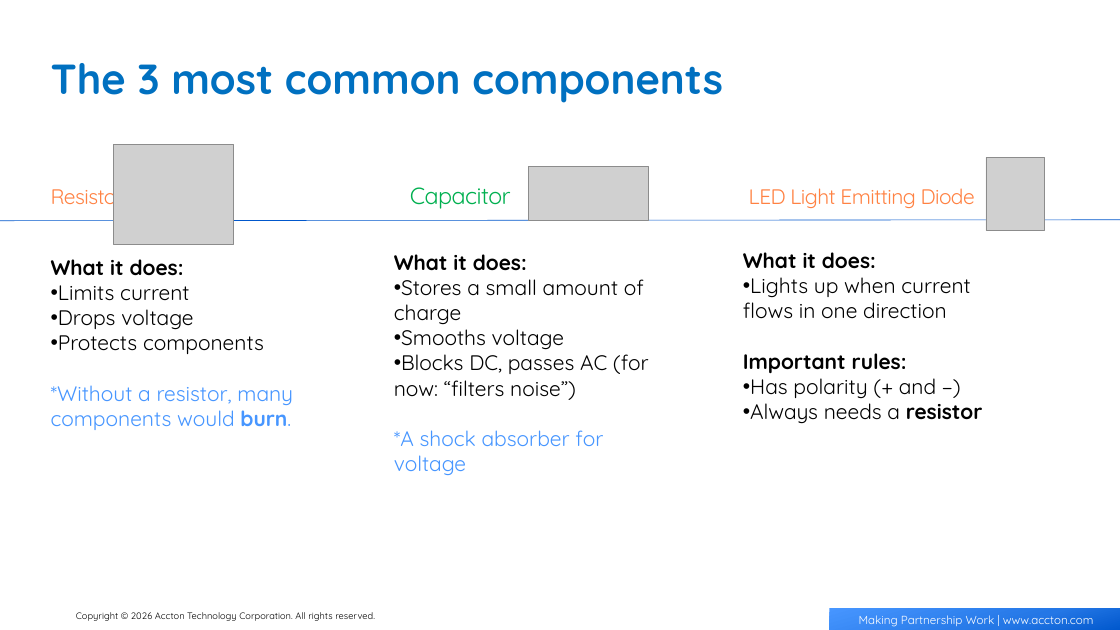
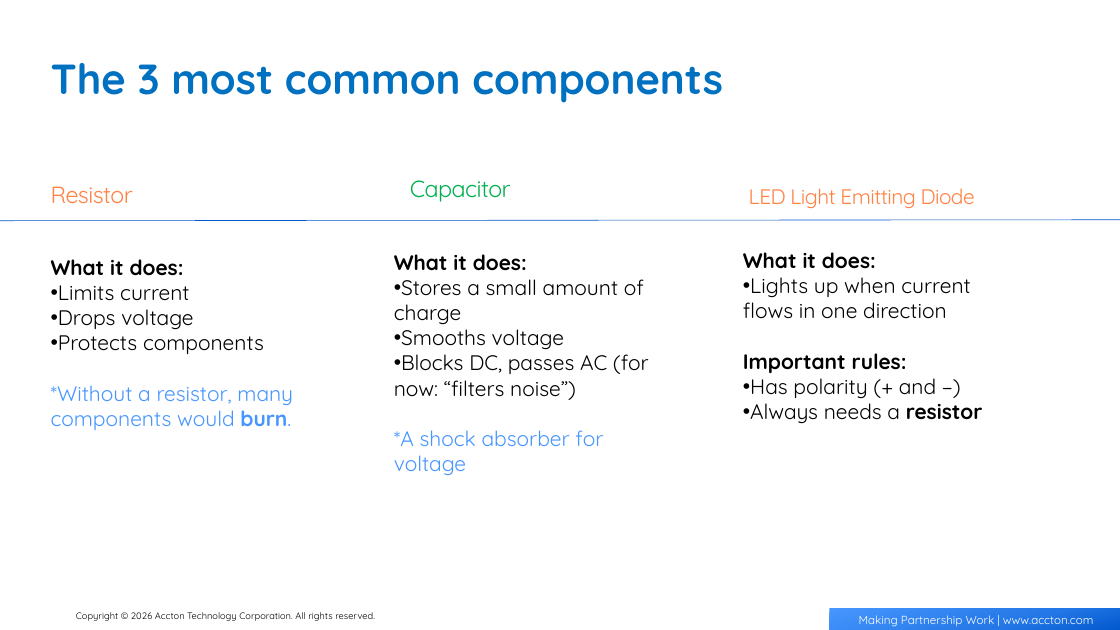
Before and after one commit to AngelTseng/PPT_AI_TOOL, a slide deck: slide 6 of template.pptx (slide 4 before the commit). Drawn at 1120x630 pixels with LibreOffice and Linux fonts; fonts in the diff are those of the drawing; grey boxes stand for pictures; background and template pictures are left out. Boxes give left, top, right and bottom in pixels: in the first picture for what was removed or moved away, otherwise in the second. Text is boxed around its words. In the diff, an @@ line names an element or a change of style, - is before the commit and + after.

```diff
--- a/template.pptx
+++ b/template.pptx
@@ picture removed at (x1=113, y1=145, x2=234, y2=245) @@
@@ text "Capacitor" moved from (x1=410, y1=187, x2=511, y2=209) to (x1=410, y1=180, x2=511, y2=202) @@
@@ picture removed at (x1=528, y1=166, x2=649, y2=221) @@
@@ picture removed at (x1=986, y1=158, x2=1045, y2=231) @@
@@ text "Resistor" at (x1=51, y1=186, x2=133, y2=203): size 18 to 20 pt @@
```
Also in this commit, not shown: 1 other slide changed, 1 slide added, 17 other files.
